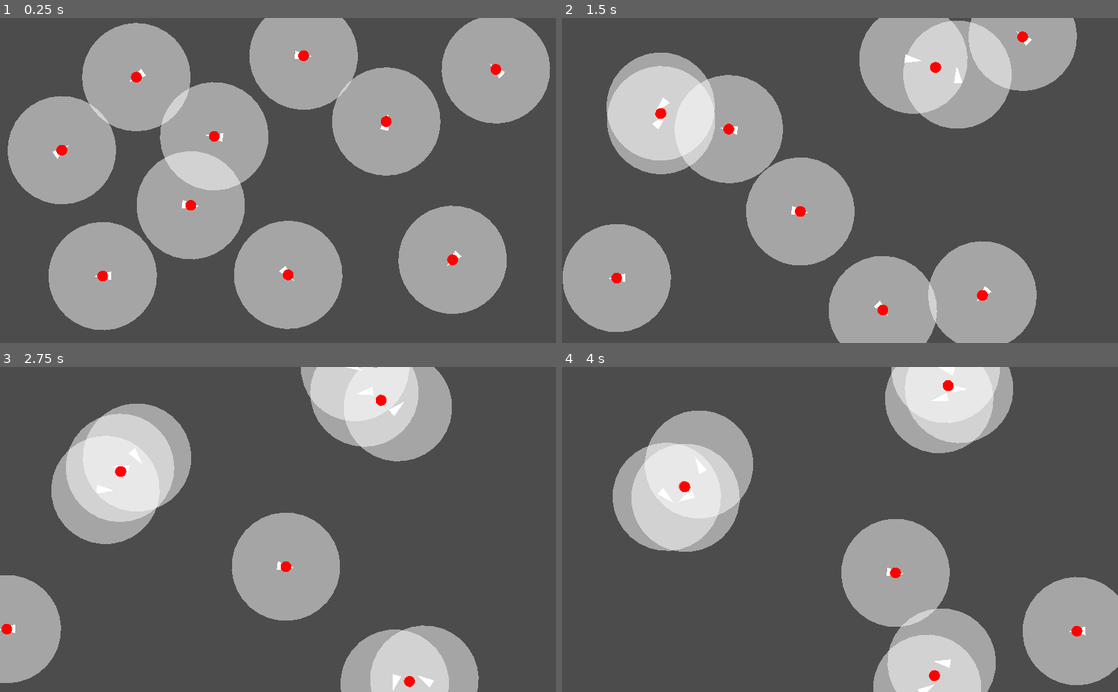
Above: before the commit, frames 1-4 (two rows, left to right).
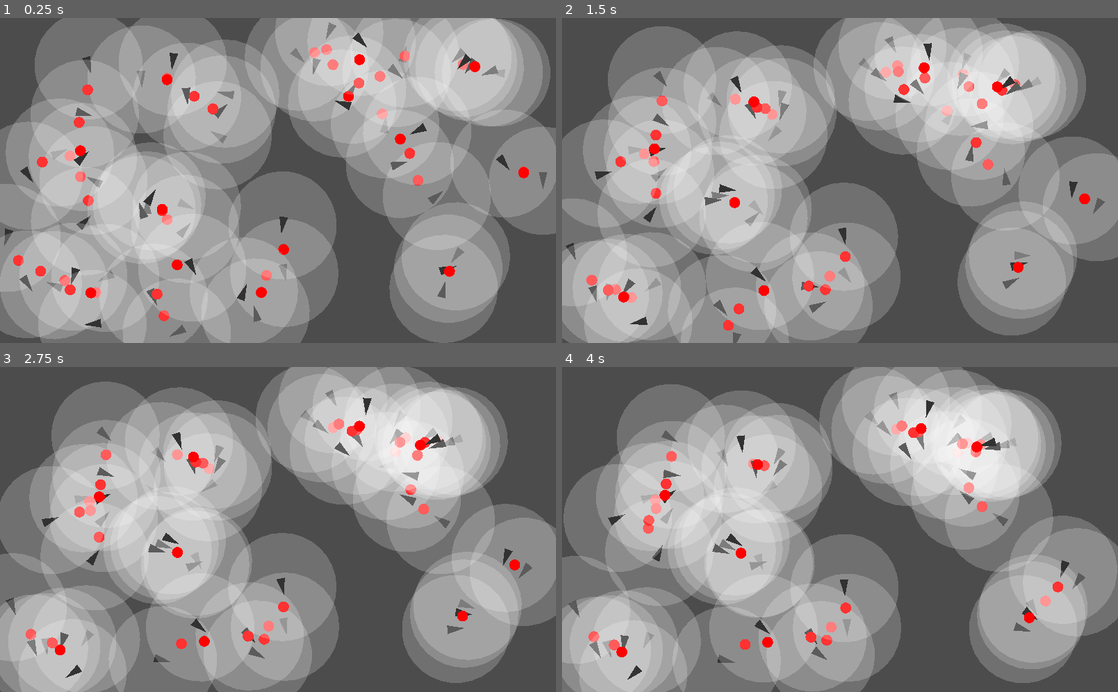
Above: after the commit, the same moments.

Repository: jorikvanveen/boids
Game: Godot game, scene res://MainScene.tscn
Same seed, same stepped clock (60 frames per second), same inputs: the game is played once before the commit and once after it.
Inputs:
- Up to frame 1 (0.25 s): no input
- Up to frame 2 (1.5 s): no input
- Up to frame 3 (2.75 s): no input
- Up to frame 4 (4 s): no input

The runs differ from the first frame. In frame 1, 61% of the frame differs, in the area x 0-100%, y 0-100%; in frame 2, 71%; in frame 3, 73%; in frame 4, 75%.

Commit message:
idk random shit die niet werkt

Diff:
--- /dev/null
+++ b/Boids.gd
@@ -0,0 +1,8 @@
+extends Node
+
+func _ready():
+	var Boid = load("res://src/boid/Boid.tscn")
+	for i in range(50):
+		var boid = Boid.instance()
+		boid.position = Vector2(rand_range(0, 1000),rand_range(0,600))
+		add_child(boid)
--- a/MainScene.tscn
+++ b/MainScene.tscn
@@ -1,10 +1,12 @@
-[gd_scene load_steps=2 format=2]
+[gd_scene load_steps=3 format=2]
 
 [ext_resource path="res://src/boid/Boid.tscn" type="PackedScene" id=1]
+[ext_resource path="res://Boids.gd" type="Script" id=2]
 
 [node name="Node2D" type="Node2D"]
 
 [node name="Boids" type="Node" parent="."]
+script = ExtResource( 2 )
 
 [node name="Boid2" parent="Boids" instance=ExtResource( 1 )]
 position = Vector2( 99.594, 254.491 )
--- a/src/boid/Boid.gd
+++ b/src/boid/Boid.gd
@@ -1,4 +1,3 @@
-tool
 extends KinematicBody2D
 
 const E = 2.71828
@@ -64,13 +63,14 @@
 	var close_boids = get_close_boids()
 
 	# Get best vector for cohesion, (the average of all boids around us)
-	var average_velocity = self.velocity
+#	var average_velocity = self.velocity
+	var average_velocity = Vector2.ZERO
 	var average_position = self.position
 	for boid in close_boids:
 		average_velocity += boid.velocity
 		average_position += boid.position
 
-	#average_velocity = average_velocity / (close_boids.size()+1)
+	average_velocity = average_velocity / (close_boids.size())
 	average_position = average_position / (close_boids.size()+1)
 	middle_indicator.POSITION = to_local(average_position)
 	middle_indicator.update()
@@ -86,7 +86,10 @@
 	# Get best vector for seperation
 	# Get best vector for alignment
 	# Average out all these vectors
+
 	velocity = velocity.rotated(cohesion_angle_correction)
+#	velocity = velocity.linear_interpolate(average_velocity, 0)
+	velocity = velocity + (average_velocity - velocity) * 0.05
 	translate(velocity * delta)
 	# Change rotation based on velocity
 	rotation = velocity.angle() + deg2rad(90)
--- a/src/boid/Boid.tscn
+++ b/src/boid/Boid.tscn
@@ -7,6 +7,7 @@
 
 [node name="Polygon2D" type="Polygon2D" parent="."]
 position = Vector2( -8, -16 )
+color = Color( 0, 0, 0, 1 )
 polygon = PoolVector2Array( 8, 0, 8, 0, 16, 32, 0, 32 )
 
 [node name="CollisionPolygon2D" type="CollisionPolygon2D" parent="."]
--- a/src/circle/Circle.gd
+++ b/src/circle/Circle.gd
@@ -1,11 +1,10 @@
-tool
 extends Node2D
 
 class_name Circle
 
 export var POSITION = Vector2.ZERO
 export var RADIUS = 10
-export var COLOR = Color(1, 1, 1, 0.5)
+export var COLOR = Color(1, 1, 1, 0.2)
 
 func _draw():
 	draw_circle(POSITION, RADIUS, COLOR)
